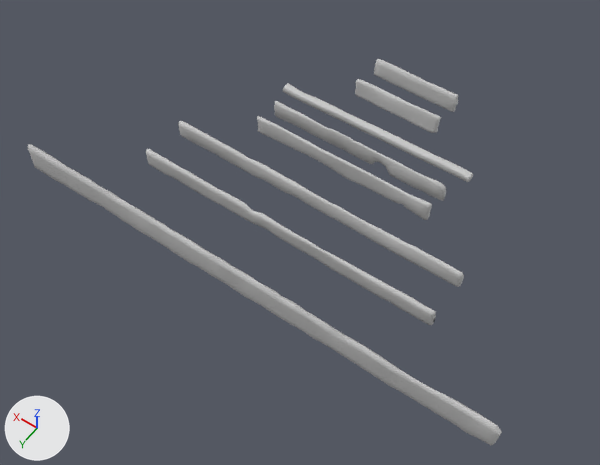
The FBX model Model Exports/SeanElston_woodkit_low.fbx as it was, and as the next commit left it.
One viewpoint serves both versions: a camera (50 mm lens) standing at (-2.64, 5.27, 5.49) and looking at (0.18, 1.32, -0.72). Every picture has the same lights, and +X, +Y and +Z are marked at lower left. The picture after the commit comes second. Where no turn or scale is listed for an object, it has been applied to the vertices.

Names of what the first picture shows: 'PlankL1_low', 'PlankL2_low', 'PlankM1_low', 'PlankM2_low', 'PlankPost_low', 'PlankSm1_low', 'PlankSm2_low', 'PlankXL_low'.
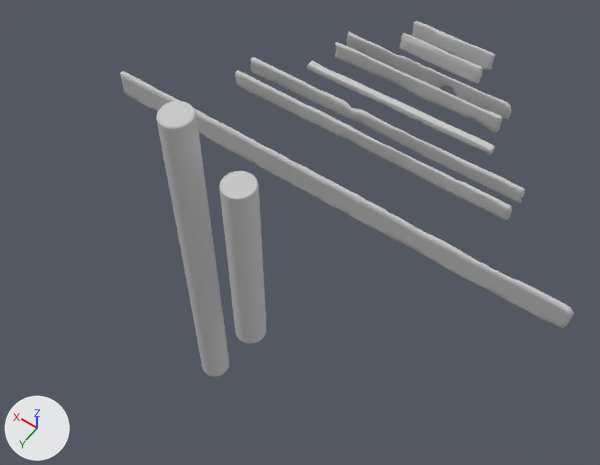
Scene script edits in JSON lines:
```json
{"op": "add", "block": "me_mesh_008", "code": ["me_mesh_008 = bpy.data.meshes.new('Mesh.008')", "me_mesh_008.from_pydata(...)  # 180 vertices, 356 faces; spans x -0.14..0.14, y -0.14..0.14, z -1.51..0.5", "me_mesh_008.materials.append(mat_02___default)  # its picture is missing"]}
{"op": "add", "block": "me_mesh_009", "code": ["me_mesh_009 = bpy.data.meshes.new('Mesh.009')", "me_mesh_009.from_pydata(...)  # 180 vertices, 356 faces; spans x -0.14..0.14, y -0.14..0.14, z -2.71..0.91", "me_mesh_009.materials.append(mat_02___default)  # its picture is missing"]}
{"op": "set", "path": "ob_plankxl_low.location", "old": "(0.003, 2.463, 0.0)", "new": "(0.0, 1.268, 0.0)"}
{"op": "set", "path": "ob_plankpost_low.location", "old": "(0.0, 0.411, 0.0)", "new": "(0.0, 0.0, 0.0)"}
{"op": "set", "path": "ob_plankm1_low.location", "old": "(0.0, 0.963, -0.002)", "new": "(0.0, -0.329, 0.0)"}
{"op": "set", "path": "ob_planksm1_low.location", "old": "(0.0, -0.001, -0.002)", "new": "(0.0, -1.083, 0.0)"}
{"op": "set", "path": "ob_plankl2_low.location", "old": "(-0.001, 1.419, 0.0)", "new": "(0.0, 0.571, 0.0)"}
{"op": "set", "path": "ob_plankm2_low.location", "old": "(0.001, 0.696, -0.002)", "new": "(0.0, -0.543, 0.0)"}
{"op": "set", "path": "ob_planksm2_low.location", "old": "(0.001, -0.35, 0.0)", "new": "(0.0, -0.836, 0.0)"}
{"op": "set", "path": "ob_plankl1_low.location", "old": "(0.0, 1.863, 0.0)", "new": "(0.0, 0.33, 0.0)"}
{"op": "add", "block": "ob_plank_log_low", "code": ["ob_plank_log_low = bpy.data.objects.new('Plank_Log_low', me_mesh_008)", "ob_plank_log_low.location = (0.015, 2.315, 0.503)"]}
{"op": "add", "block": "ob_plank_log_low001", "code": ["ob_plank_log_low001 = bpy.data.objects.new('Plank_Log_low001', me_mesh_009)", "ob_plank_log_low001.location = (0.546, 2.315, 0.503)"]}
```

Boxes (x1, y1, x2, y2) around the edits, measured in the pictures (600 x 465 px):
```json
{"object": "PlankXL_low", "change": "moved", "before": [27, 144, 502, 446], "after": [120, 71, 574, 328]}
{"object": "Plank_Log_low001", "change": "added", "after": [156, 101, 229, 376]}
{"object": "PlankL2_low", "change": "moved", "before": [178, 121, 464, 287], "after": [235, 71, 512, 220]}
{"object": "PlankL1_low", "change": "moved", "before": [146, 149, 436, 325], "after": [251, 57, 525, 203]}
{"object": "Plank_Log_low", "change": "added", "after": [219, 171, 267, 344]}
{"object": "PlankM1_low", "change": "moved", "before": [257, 116, 432, 220], "after": [335, 42, 502, 133]}
{"object": "PlankM2_low", "change": "moved", "before": [274, 101, 446, 201], "after": [347, 32, 511, 120]}
{"object": "PlankPost_low", "change": "moved", "before": [283, 83, 473, 182], "after": [307, 60, 495, 155]}
{"object": "PlankSm2_low", "change": "moved", "before": [374, 59, 458, 112], "after": [399, 33, 483, 84]}
{"object": "PlankSm1_low", "change": "moved", "before": [355, 79, 441, 133], "after": [412, 21, 495, 70]}
```
